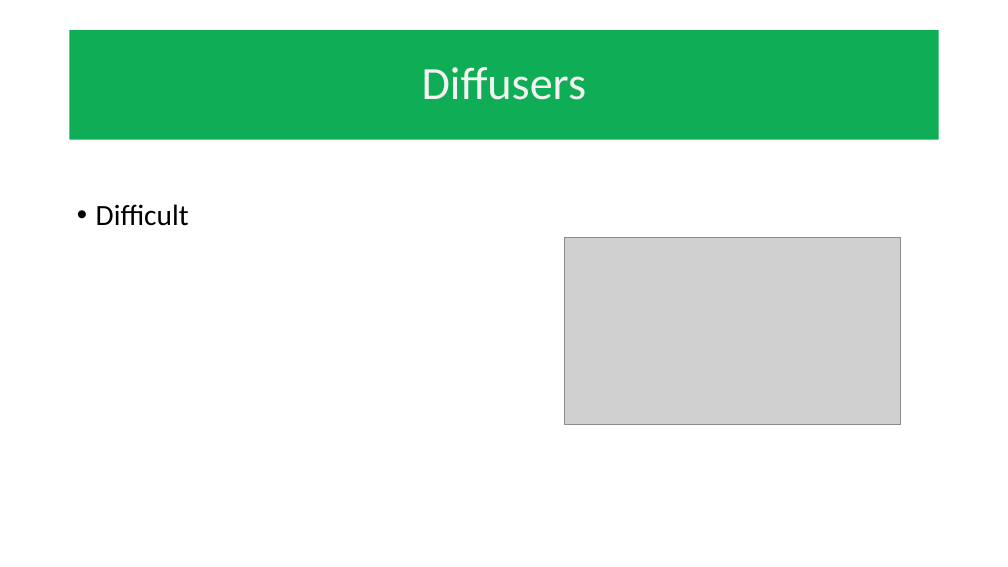
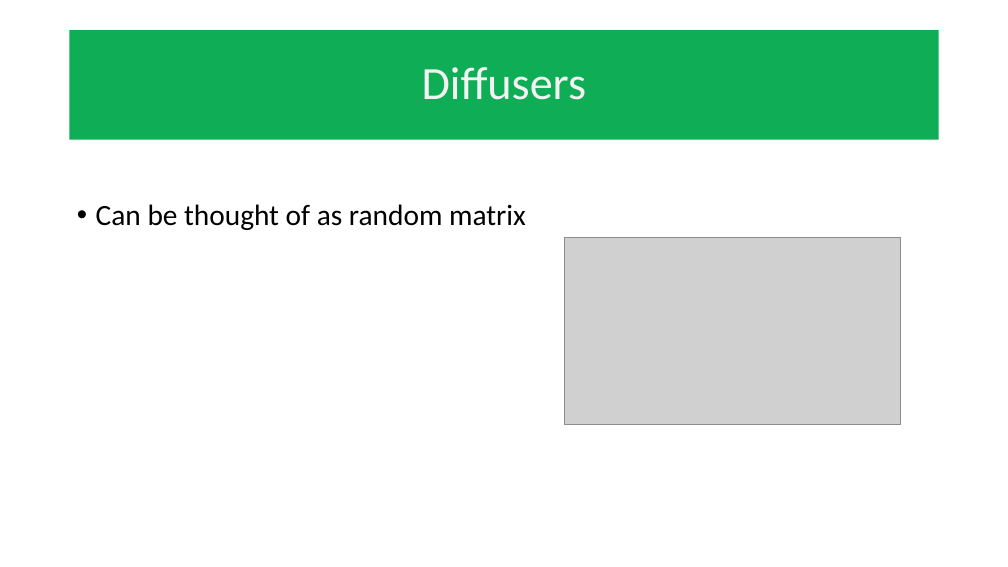
Before and after one commit to mathFPGAseek/und_eecs590_F21, a slide deck: slide 8 of diffuser_cam_20211202_rev1.pptx. Drawn at 1008x567 pixels with LibreOffice and Linux fonts; fonts in the diff are those of the drawing; grey boxes stand for pictures; background and template pictures are left out. Boxes give left, top, right and bottom in pixels: in the first picture for what was removed or moved away, otherwise in the second. Text is boxed around its words. In the diff, an @@ line names an element or a change of style, - is before the commit and + after.

```diff
--- a/diffuser_cam_20211202_rev1.pptx
+++ b/diffuser_cam_20211202_rev1.pptx
@@ text at (96,204,526,230): text changed @@
-• Difficult
+• Can be thought of as random matrix
```
Also in this commit, not shown: 3 other slides changed, 1 other file.
